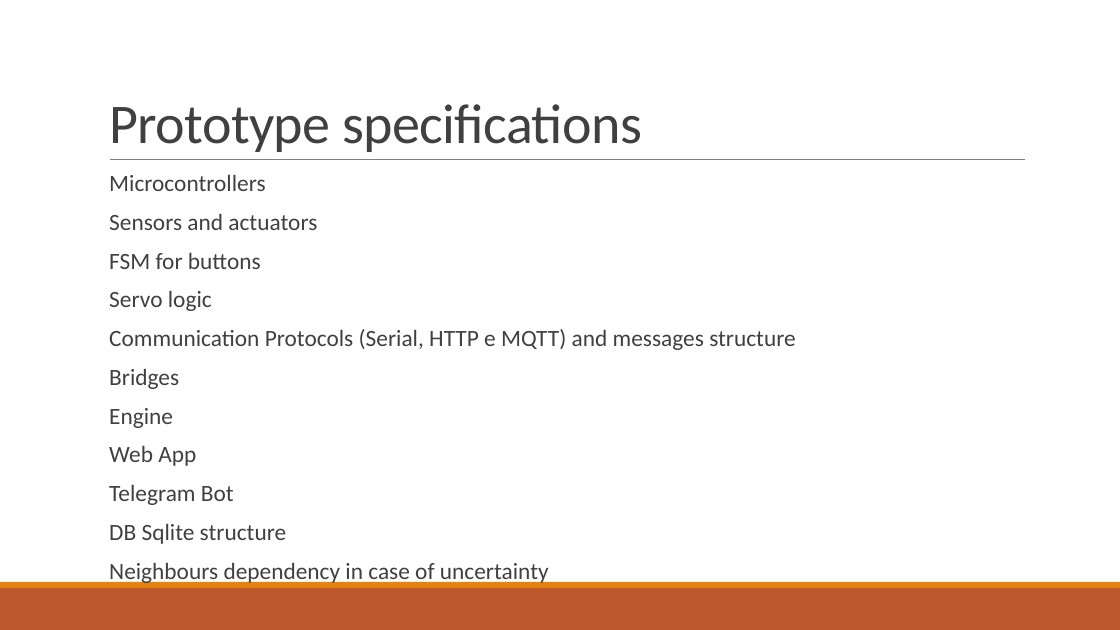
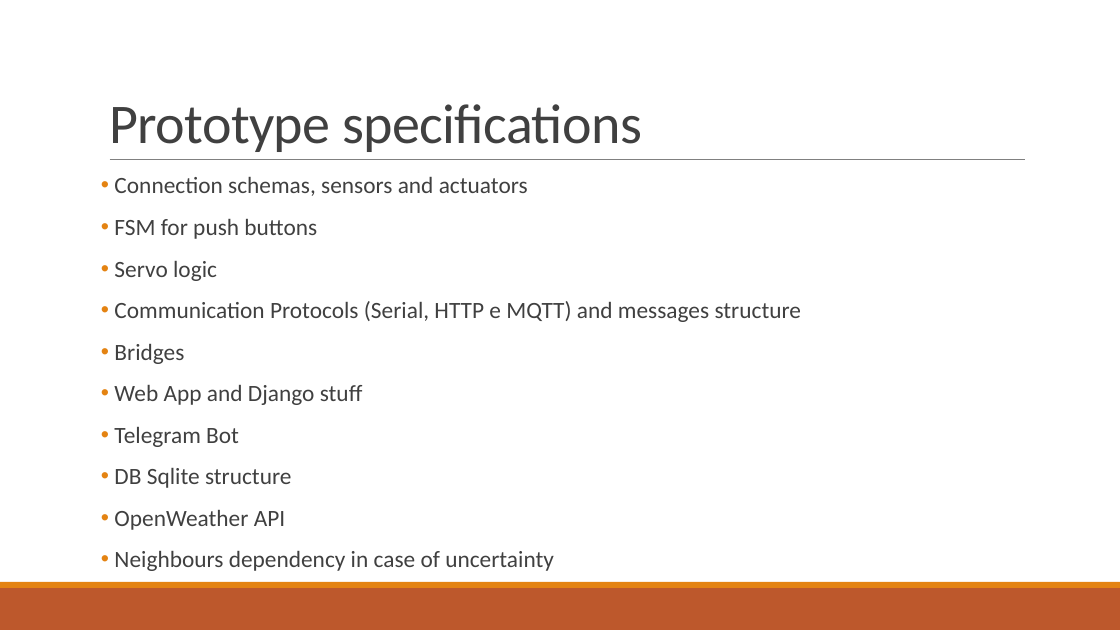
Before and after one commit to francescobaraldi/smart-neighborhood, a slide deck: slide 10 of Smart Neighborhood.pptx. Drawn at 1120x630 pixels with LibreOffice and Linux fonts; fonts in the diff are those of the drawing. Boxes give left, top, right and bottom in pixels: in the first picture for what was removed or moved away, otherwise in the second. Text is boxed around its words. In the diff, an @@ line names an element or a change of style, - is before the commit and + after.

```diff
--- a/Smart Neighborhood.pptx
+++ b/Smart Neighborhood.pptx
@@ text at [114,177,528,239]: text changed @@
-  Microcontrollers
-  Sensors and actuators
-  FSM for buttons
+• Connection schemas, sensors and actuators
+• FSM for push buttons
@@ text at [114,261,802,571]: bullet   to •; line spacing 0.8 to 0.9 @@
@@ text at [114,385,363,405]: text changed @@
-  Engine
-  Web App
+• Web App and Django stuff
@@ text at [114,510,285,530]: paragraph added @@
+• OpenWeather API
```
Also in this commit, not shown: 6 other slides changed, 14 slides added, 1 slide removed.
